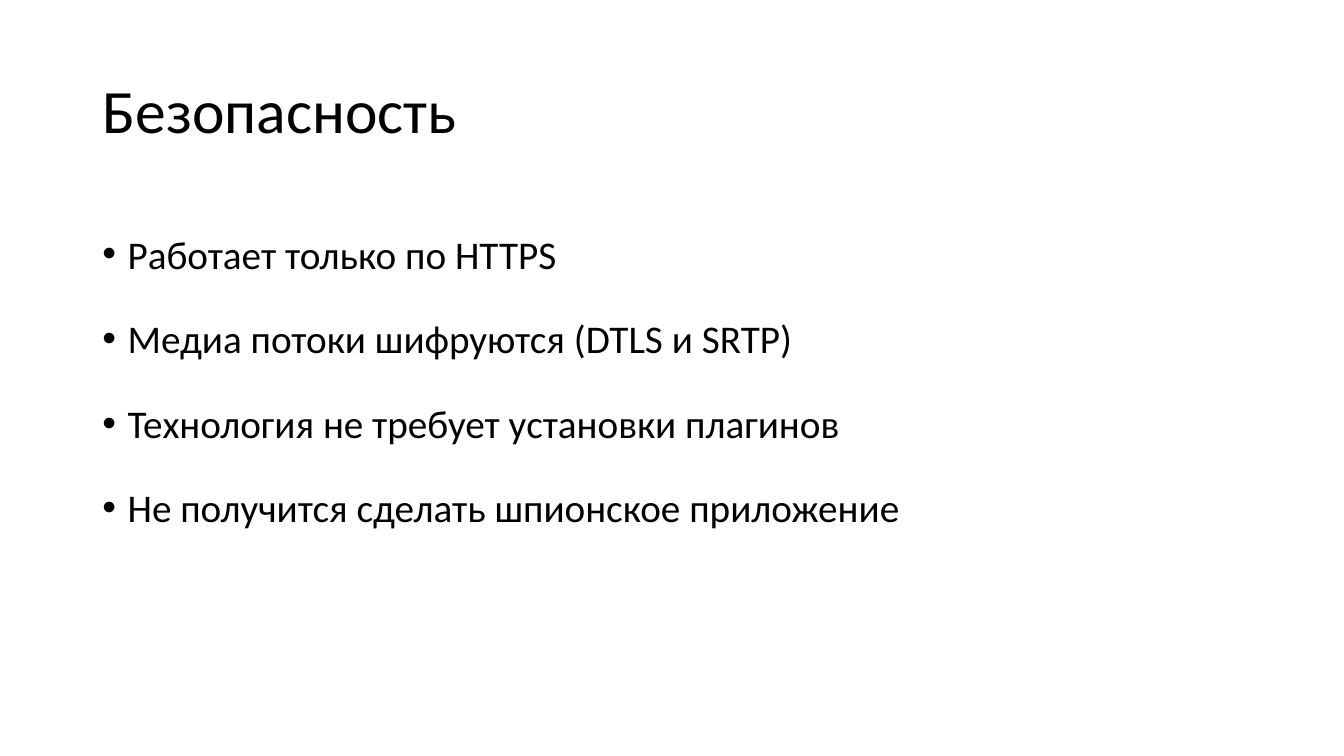
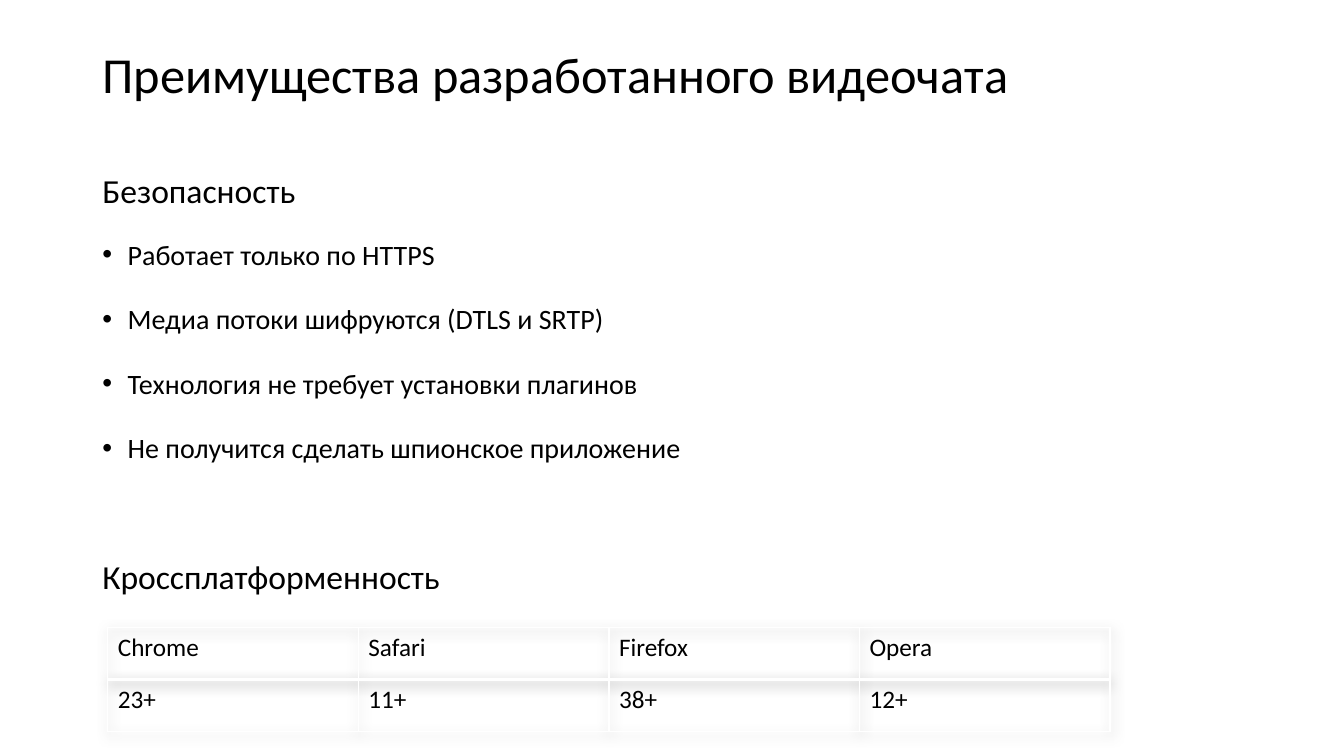
Before and after one commit to vladstarikov88/diploma, a slide deck: slide 9 of presentation.pptx (slide 17 before the commit). Drawn at 1344x756 pixels with LibreOffice and Linux fonts; fonts in the diff are those of the drawing. Boxes give left, top, right and bottom in pixels: in the first picture for what was removed or moved away, otherwise in the second. Text is boxed around its words. In the diff, an @@ line names an element or a change of style, - is before the commit and + after.

```diff
--- a/presentation.pptx
+++ b/presentation.pptx
@@ title at box(102, 58, 1008, 102): text changed; size 44 to 36 pt @@
-Безопасность
+Преимущества разработанного видеочата
@@ text added at box(102, 181, 295, 204), 24 pt, text #000000 @@
+Безопасность
@@ text "Работает только по HTTPS" at box(128, 246, 680, 463): size 28 to 20 pt @@
@@ text added at box(102, 566, 439, 595), 24 pt, text #000000 @@
+Кроссплатформенность
@@ table added at box(108, 627, 1112, 731), 2 rows, 4 columns @@
+Chrome | Safari | Firefox | Opera
+23+ | 11+ | 38+ | 12+
```
Also in this commit, not shown: 8 other slides changed, 1 slide added, 10 slides removed, 3 other files.
